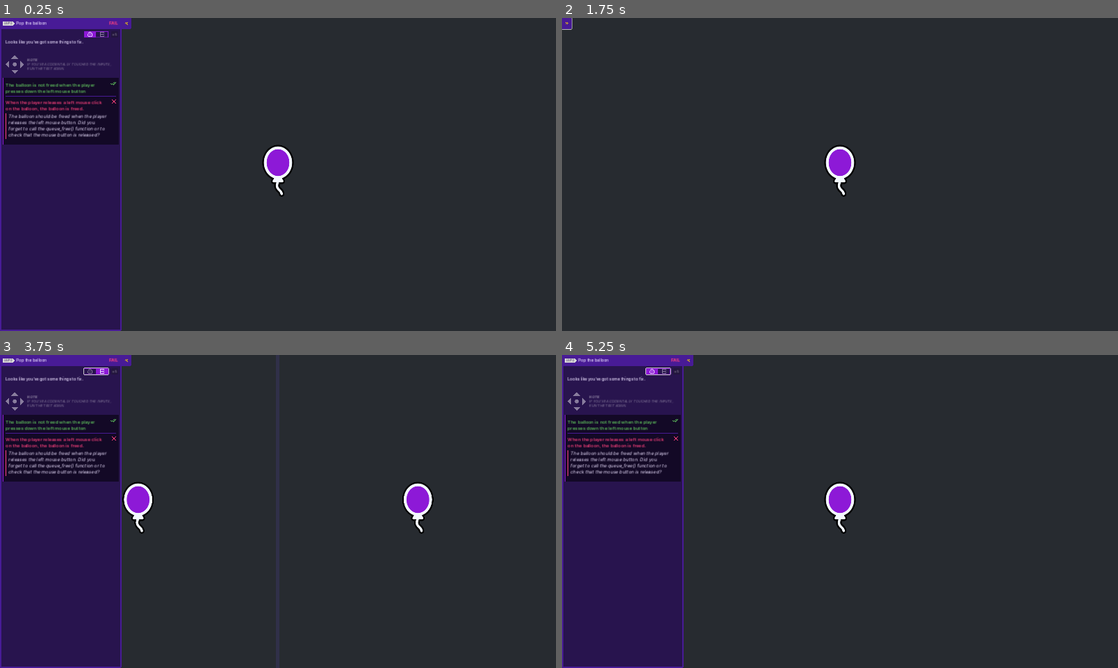
Above: before the commit, frames 1-4 (two rows, left to right).
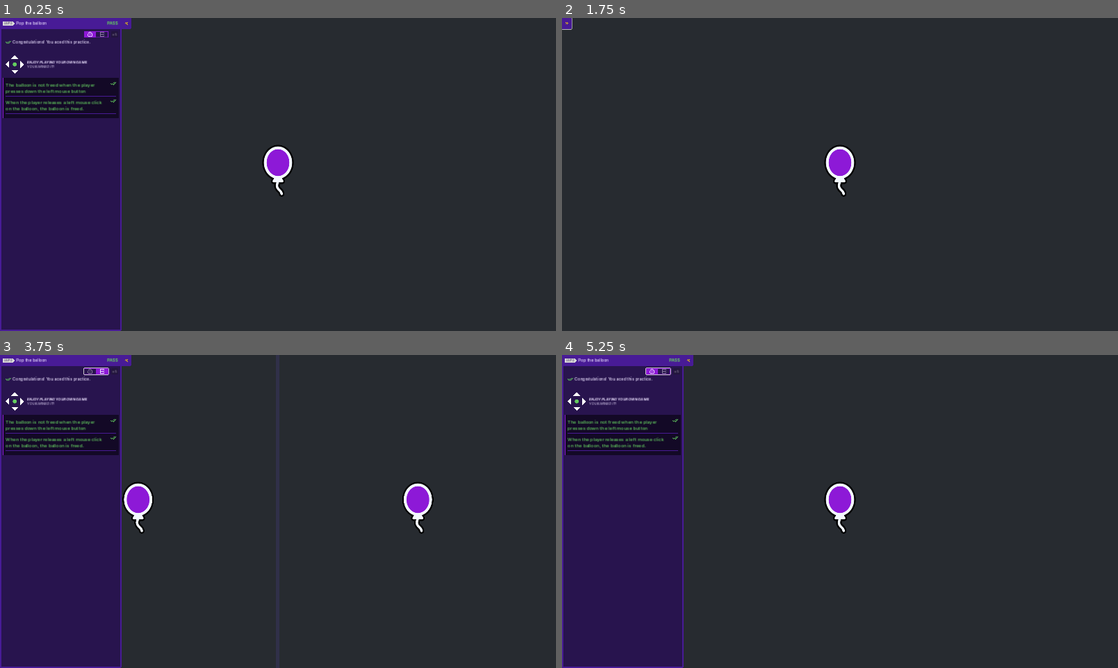
Above: after the commit, the same moments.

Repository: EricCa1/2d-GameDev-Course
Game: Godot game, scene res://practices/L5.P2.pop_the_balloon/pop_the_balloon.tscn
The game is run twice, just before and just after one commit, with the same random seed, the same clock (stepped at 60 frames per second) and the same inputs. This scene is started directly instead of the project's main scene.
Inputs (mouse positions are in pixels of both pictures, inside the frame that each line leads up to):
- Up to frame 1 (0.25 s): no input
- Up to frame 2 (1.75 s): click (689, 24) at 0.5 s; tap Enter at 1.25 s; move the mouse to (840, 174) at 1.27 s; press the mouse at (840, 174) at 1.28 s; hold D (move_right) from 1.28 s (still down); tap Space at 1.52 s
- Up to frame 3 (3.75 s): tap Space at 2, 2.27 s; move the mouse to (278, 508) at 2.02 s; release D (move_right) at 2.03 s; release the mouse at (278, 508) at 2.03 s; hold S (move_down) 2.03-2.78 s; right-click (278, 508) at 2.1 s; click (278, 508) at 2.17 s; tap Enter at 2.75 s; hold D (move_right) 2.78-3.5 s; tap Z at 2.85 s; click (278, 508) at 2.92 s; click (94, 370) at 3.5 s
- Up to frame 4 (5.25 s): tap Space at 4.25, 4.52 s; move the mouse to (701, 508) at 4.27 s; hold W (move_up) 4.28-5.03 s; click (701, 508) at 4.35 s; tap Enter at 5 s; move the mouse to (979, 508) at 5.02 s; hold A (move_left) from 5.03 s (still down); hold Right mouse button (right_click) from 5.03 s (still down); click (979, 508) at 5.17 s

The runs differ from the first frame. In frame 1, 2.4% of the frame differs, in the area x 0-22%, y 1-41%; in frame 2, nothing differs; in frame 3, 2.4%; in frame 4, 2.4%.

Commit message:
L5 Completed

Diff:
--- a/M06.looting_workbook/chest.tscn
+++ b/M06.looting_workbook/chest.tscn
@@ -16,6 +16,21 @@
 shader_parameter/line_thickness = 20.0
 shader_parameter/viewport_scale = Vector2(1, 1)
 
+[sub_resource type="Animation" id="Animation_fd4n1"]
+length = 0.001
+tracks/0/type = "value"
+tracks/0/imported = false
+tracks/0/enabled = true
+tracks/0/path = NodePath("CanvasGroup/Top:position")
+tracks/0/interp = 1
+tracks/0/loop_wrap = true
+tracks/0/keys = {
+"times": PackedFloat32Array(0),
+"transitions": PackedFloat32Array(1),
+"update": 0,
+"values": [Vector2(2.08165e-12, -40)]
+}
+
 [sub_resource type="Animation" id="Animation_e1ekg"]
 resource_name = "open"
 tracks/0/type = "value"
@@ -29,21 +44,6 @@
 "transitions": PackedFloat32Array(1, 1, 1),
 "update": 0,
 "values": [Vector2(2.08165e-12, -40), Vector2(51, -101), Vector2(108, 39)]
-}
-
-[sub_resource type="Animation" id="Animation_fd4n1"]
-length = 0.001
-tracks/0/type = "value"
-tracks/0/imported = false
-tracks/0/enabled = true
-tracks/0/path = NodePath("CanvasGroup/Top:position")
-tracks/0/interp = 1
-tracks/0/loop_wrap = true
-tracks/0/keys = {
-"times": PackedFloat32Array(0),
-"transitions": PackedFloat32Array(1),
-"update": 0,
-"values": [Vector2(2.08165e-12, -40)]
 }
 
 [sub_resource type="AnimationLibrary" id="AnimationLibrary_nb7ls"]
--- a/M06.looting_workbook/practices/L5.P2.pop_the_balloon/balloon_pop.gd
+++ b/M06.looting_workbook/practices/L5.P2.pop_the_balloon/balloon_pop.gd
@@ -1,15 +1,11 @@
 extends Area2D
-
-
-func open() -> void:
-
-	input_pickable = false
 
 func _input_event(viewport: Node, event: InputEvent, shape_index: int):
 	var event_is_mouse_release: bool = (
 		event is InputEventMouseButton
-		and event.button_index == MOUSE_BUTTON_LEFT and
-		event.is_pressed() )
+		and event.button_index == MOUSE_BUTTON_LEFT
+		and event.is_released() #
+	)
 
 	if event_is_mouse_release:
-		open()
+		queue_free()  # pass
